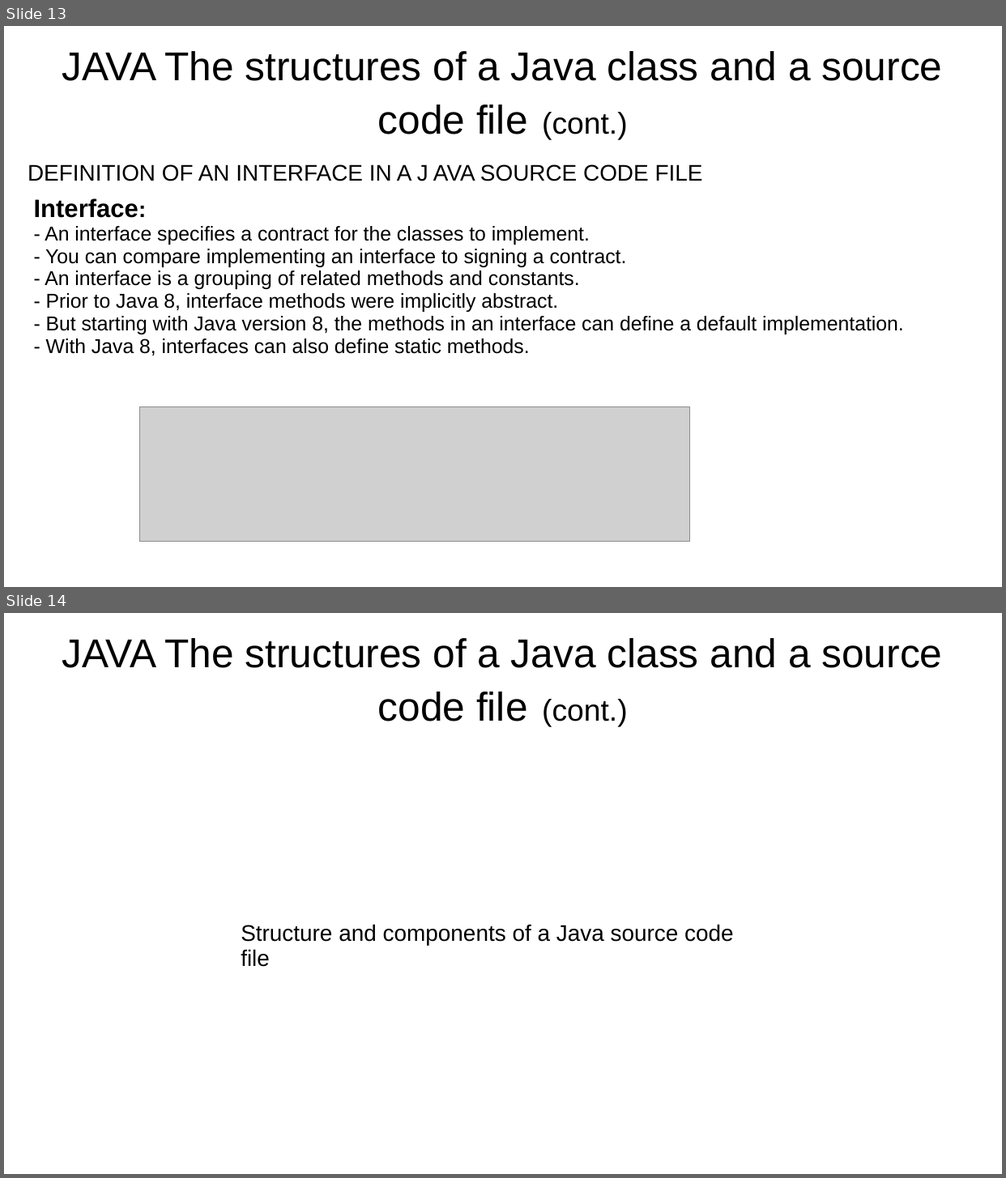
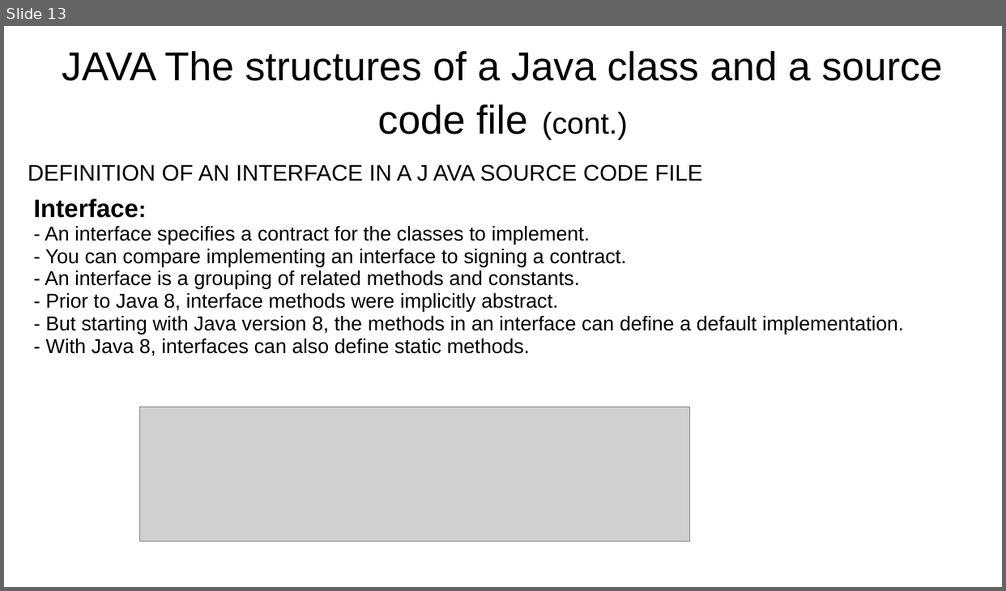
Before and after one commit to wtineomoronta/work-coding-dojo, a slide deck: Java Coding Dojo - Session 1.ppt. Shown one above the other, each under a label of ours: slides 13 and 14 before the commit, slide 13 after it. The pictures are 1006x1178 and 1006x591 pixels, drawn with LibreOffice and Linux fonts; fonts in the diff are those of the drawing; grey boxes stand for pictures. Boxes give left, top, right and bottom in pixels: in the first picture for what was removed or moved away, otherwise in the second. Text is boxed around its words. In the diff, an @@ line names an element or a change of style, - is before the commit and + after.

Commit message:
add content to presentation java coding dojo session 1

```diff
--- a/Java Coding Dojo - Session 1.ppt
+++ b/Java Coding Dojo - Session 1.ppt
@@ slide 14 removed at bbox=[4, 613, 1002, 1174], background #FFFFFF @@
@@ title removed at bbox=[62, 638, 943, 727] @@
-JAVA The structures of a Java class and a source code file (cont.)
@@ text removed at bbox=[241, 924, 734, 967] @@
-Structure and components of a Java source code file
```
Also in this commit, not shown: 2 slides changed, 7 slides added, 16 other slides removed.
